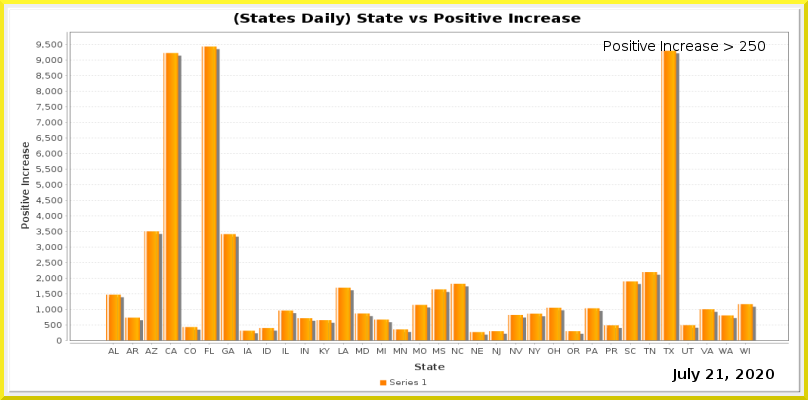
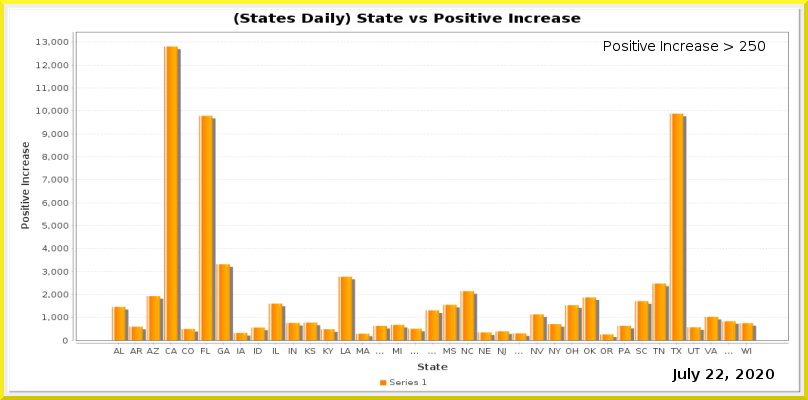
Layered file, before and after one edit (808×400). Changes by layer:
painted on "Current Date" over [716, 369, 723, 379]
painted on "Date_vs_TestIncrease.png" over [36, 31, 789, 371]
